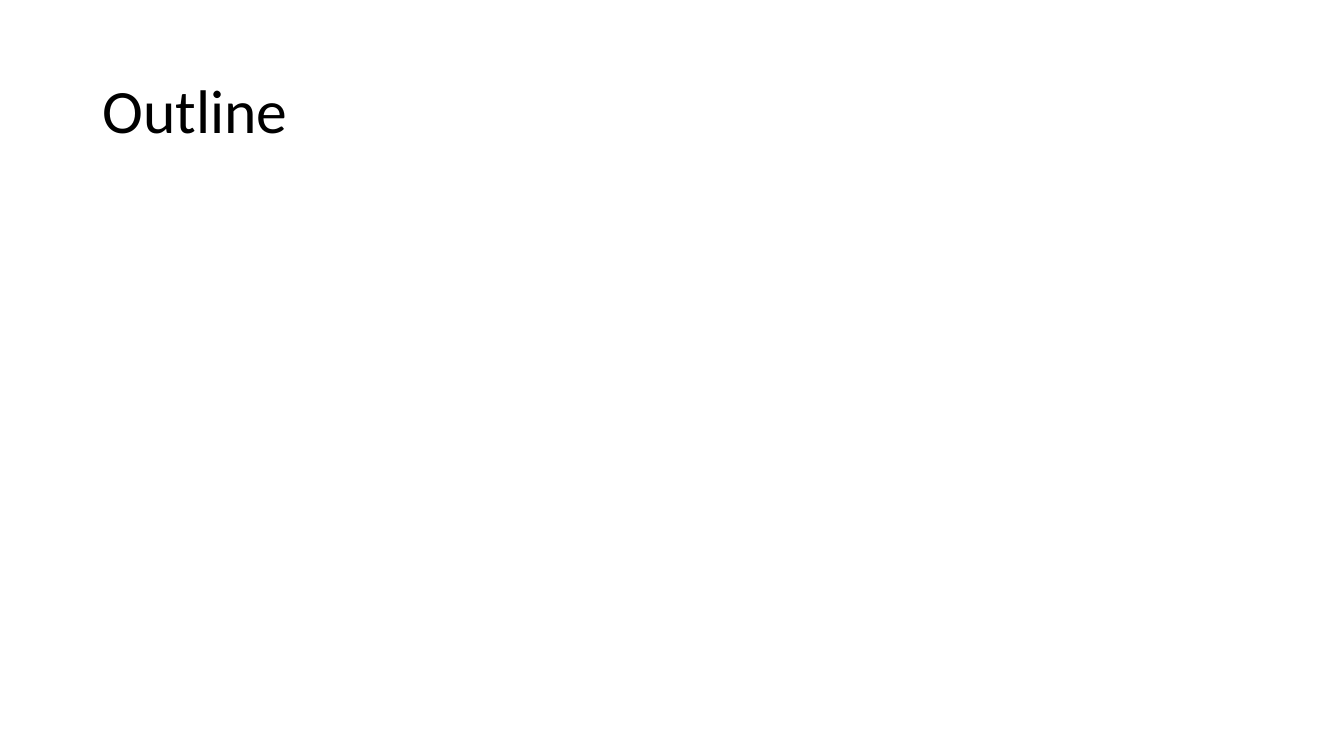
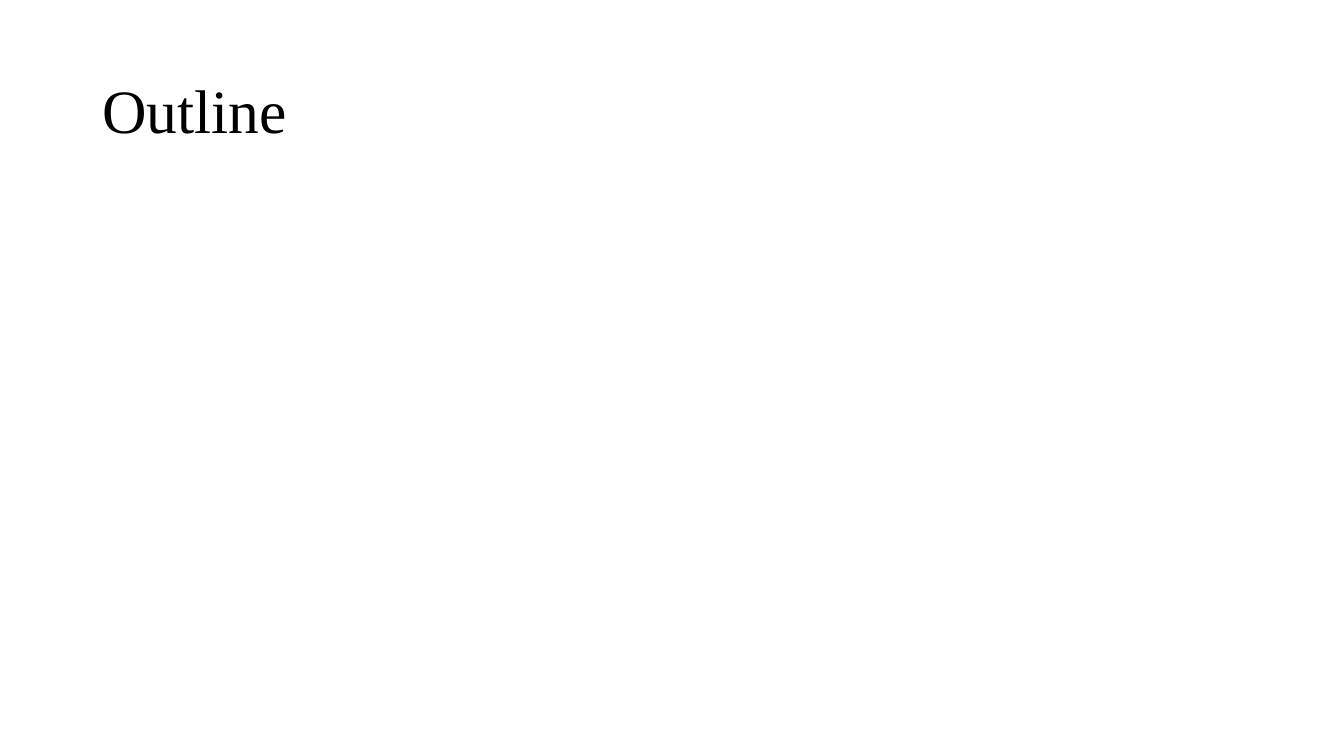
Before and after one commit to ariel055132/Spring, a slide deck: slide 2 of simpleLogin/SpringBoot用戶註冊登入功能.pptx. Drawn at 1344x756 pixels with LibreOffice and Linux fonts; fonts in the diff are those of the drawing. Boxes give left, top, right and bottom in pixels: in the first picture for what was removed or moved away, otherwise in the second. Text is boxed around its words. In the diff, an @@ line names an element or a change of style, - is before the commit and + after.

```diff
--- a/simpleLogin/SpringBoot用戶註冊登入功能.pptx
+++ b/simpleLogin/SpringBoot用戶註冊登入功能.pptx
@@ title "Outline" at [102, 90, 287, 134]: font Calibri to Times New Roman @@
```
Also in this commit, not shown: 3 other slides changed, 2 slides added.
